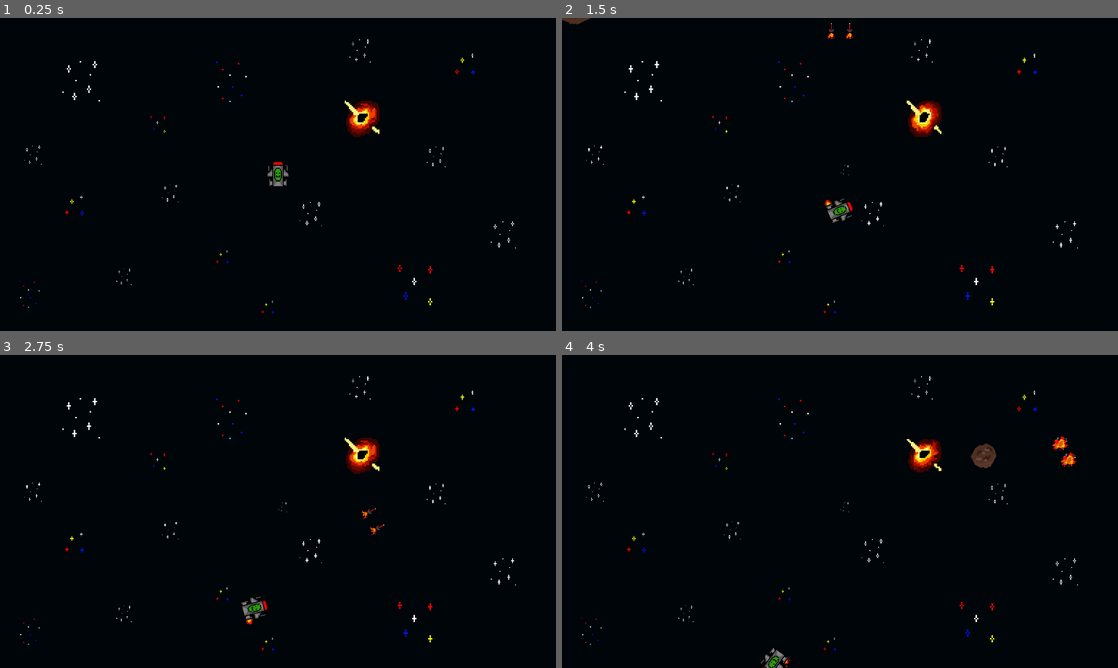
Above: before the commit, frames 1-4 (two rows, left to right).
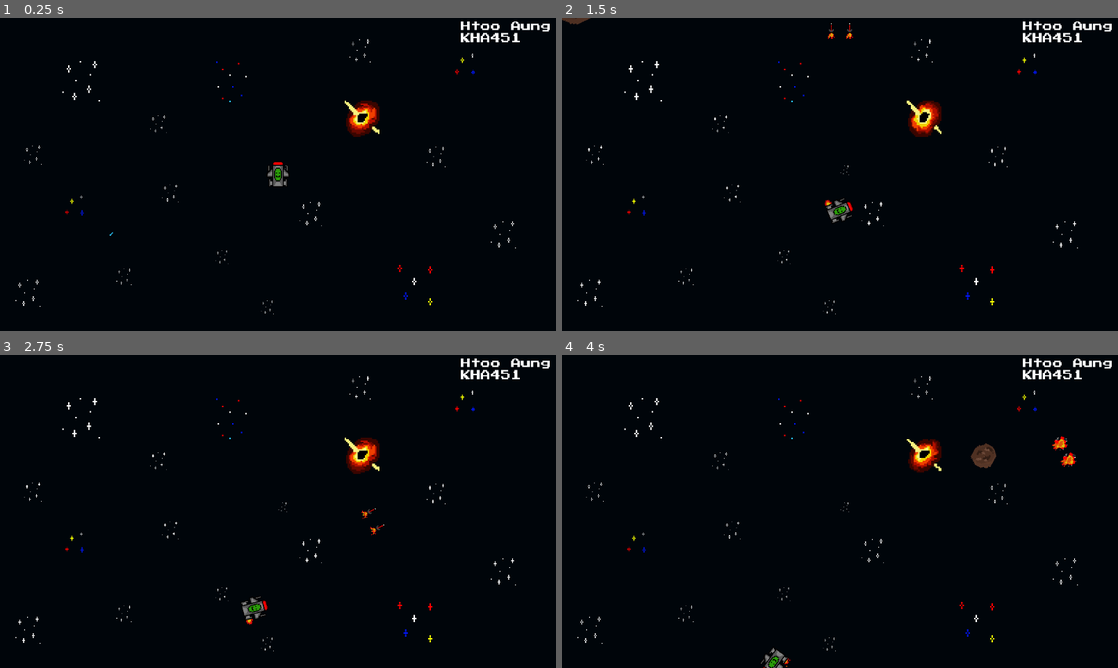
Above: after the commit, the same moments.

Repository: htoo-aung/Asteroids
Game: Godot game, scene res://scenes/main.tscn
Two runs of this game, one before a commit and one after it. Both use one fixed random seed, a clock stepped at 60 frames per second and the inputs below.
Inputs:
- Up to frame 1 (0.25 s): no input
- Up to frame 2 (1.5 s): hold D (rotate_right) 0.53-1.28 s; hold Space (shoot) 0.53-1.28 s; hold A (rotate_left) from 1.28 s (still down); tap Space (shoot) at 1.35 s
- Up to frame 3 (2.75 s): release A (rotate_left) at 2.03 s; hold D (rotate_right) from 2.03 s (still down); hold Space (shoot) from 2.03 s (still down)
- Up to frame 4 (4 s): release Space (shoot) at 2.78 s; tap Space (shoot) at 2.85 s; release D (rotate_right) at 3.53 s; hold A (rotate_left) from 3.53 s (still down); hold Space (shoot) from 3.53 s (still down)

The runs differ from the first frame. In frame 1, 0.5% of the frame differs, in the area x 2-99%, y 1-95%; in frame 2, 0.5%; in frame 3, 0.5%; in frame 4, 0.5%.

Commit message:
added background sprites and name and NSID in top right corner

Diff:
--- a/scenes/main.tscn
+++ b/scenes/main.tscn
@@ -1,10 +1,11 @@
-[gd_scene load_steps=20 format=3 uid="uid://b3vg3a1qdxhdt"]
+[gd_scene load_steps=32 format=3 uid="uid://b3vg3a1qdxhdt"]
 
 [ext_resource type="PackedScene" uid="uid://b1fgppfdgww5t" path="res://scenes/level.tscn" id="1_gedsy"]
 [ext_resource type="Script" path="res://scripts/main.gd" id="1_w2mvy"]
 [ext_resource type="PackedScene" uid="uid://brukriyo3lckw" path="res://scenes/player.tscn" id="2_m5syh"]
 [ext_resource type="Texture2D" uid="uid://bievwn5fjcer6" path="res://assets/sprites/stars.png" id="3_psbwy"]
 [ext_resource type="PackedScene" uid="uid://bkkrxhpnkcpss" path="res://scenes/asteroid.tscn" id="4_24ike"]
+[ext_resource type="FontFile" uid="uid://ddg18mf0nb4yj" path="res://assets/fonts/PressStart2P-vaV7.ttf" id="6_bakdp"]
 
 [sub_resource type="AtlasTexture" id="AtlasTexture_n8pud"]
 atlas = ExtResource("3_psbwy")
@@ -108,6 +109,114 @@
 }, {
 "duration": 1.0,
 "texture": SubResource("AtlasTexture_ohxu1")
+}],
+"loop": true,
+"name": &"default",
+"speed": 5.0
+}]
+
+[sub_resource type="AtlasTexture" id="AtlasTexture_ydutk"]
+atlas = ExtResource("3_psbwy")
+region = Rect2(64, 96, 32, 32)
+
+[sub_resource type="AtlasTexture" id="AtlasTexture_ue0g2"]
+atlas = ExtResource("3_psbwy")
+region = Rect2(0, 128, 32, 32)
+
+[sub_resource type="AtlasTexture" id="AtlasTexture_xwhs8"]
+atlas = ExtResource("3_psbwy")
+region = Rect2(32, 128, 32, 32)
+
+[sub_resource type="AtlasTexture" id="AtlasTexture_nq4h7"]
+atlas = ExtResource("3_psbwy")
+region = Rect2(64, 128, 32, 32)
+
+[sub_resource type="AtlasTexture" id="AtlasTexture_v1mm1"]
+atlas = ExtResource("3_psbwy")
+region = Rect2(0, 160, 32, 32)
+
+[sub_resource type="AtlasTexture" id="AtlasTexture_lbwe1"]
+atlas = ExtResource("3_psbwy")
+region = Rect2(32, 160, 32, 32)
+
+[sub_resource type="AtlasTexture" id="AtlasTexture_uqub3"]
+atlas = ExtResource("3_psbwy")
+region = Rect2(64, 160, 32, 32)
+
+[sub_resource type="AtlasTexture" id="AtlasTexture_2yyb5"]
+atlas = ExtResource("3_psbwy")
+region = Rect2(0, 192, 32, 32)
+
+[sub_resource type="AtlasTexture" id="AtlasTexture_stmd7"]
+atlas = ExtResource("3_psbwy")
+region = Rect2(32, 192, 32, 32)
+
+[sub_resource type="AtlasTexture" id="AtlasTexture_lu5pu"]
+atlas = ExtResource("3_psbwy")
+region = Rect2(64, 192, 32, 32)
+
+[sub_resource type="SpriteFrames" id="SpriteFrames_sim25"]
+animations = [{
+"frames": [{
+"duration": 1.0,
+"texture": SubResource("AtlasTexture_ydutk")
+}, {
+"duration": 1.0,
+"texture": SubResource("AtlasTexture_ue0g2")
+}, {
+"duration": 1.0,
+"texture": SubResource("AtlasTexture_xwhs8")
+}, {
+"duration": 1.0,
+"texture": SubResource("AtlasTexture_nq4h7")
+}, {
+"duration": 1.0,
+"texture": SubResource("AtlasTexture_v1mm1")
+}, {
+"duration": 1.0,
+"texture": SubResource("AtlasTexture_lbwe1")
+}, {
+"duration": 1.0,
+"texture": SubResource("AtlasTexture_uqub3")
+}, {
+"duration": 1.0,
+"texture": SubResource("AtlasTexture_2yyb5")
+}, {
+"duration": 1.0,
+"texture": SubResource("AtlasTexture_stmd7")
+}, {
+"duration": 1.0,
+"texture": SubResource("AtlasTexture_lu5pu")
+}, {
+"duration": 1.0,
+"texture": SubResource("AtlasTexture_lu5pu")
+}, {
+"duration": 1.0,
+"texture": SubResource("AtlasTexture_lu5pu")
+}, {
+"duration": 1.0,
+"texture": SubResource("AtlasTexture_lu5pu")
+}, {
+"duration": 1.0,
+"texture": SubResource("AtlasTexture_lu5pu")
+}, {
+"duration": 1.0,
+"texture": SubResource("AtlasTexture_lu5pu")
+}, {
+"duration": 1.0,
+"texture": SubResource("AtlasTexture_lu5pu")
+}, {
+"duration": 1.0,
+"texture": SubResource("AtlasTexture_lu5pu")
+}, {
+"duration": 1.0,
+"texture": SubResource("AtlasTexture_lu5pu")
+}, {
+"duration": 1.0,
+"texture": SubResource("AtlasTexture_lu5pu")
+}, {
+"duration": 1.0,
+"texture": SubResource("AtlasTexture_lu5pu")
 }],
 "loop": true,
 "name": &"default",
@@ -191,41 +300,39 @@
 z_index = -1
 position = Vector2(-22, 275)
 sprite_frames = SubResource("SpriteFrames_yuwmv")
+autoplay = "default"
+
+[node name="Stars11" type="AnimatedSprite2D" parent="Background"]
+z_index = -1
+position = Vector2(-518, 246)
+scale = Vector2(2, 2)
+sprite_frames = SubResource("SpriteFrames_yuwmv")
+autoplay = "default"
+
+[node name="Stars12" type="AnimatedSprite2D" parent="Background"]
+z_index = -1
+position = Vector2(-319, 212)
+scale = Vector2(1.2, 1.2)
+sprite_frames = SubResource("SpriteFrames_yuwmv")
+autoplay = "default"
+frame_progress = 0.377799
+
+[node name="Stars13" type="AnimatedSprite2D" parent="Background"]
+z_index = -1
+position = Vector2(-101, -195)
+scale = Vector2(3, 3)
+sprite_frames = SubResource("SpriteFrames_yuwmv")
+animation = &"stars4"
+autoplay = "stars4"
+
+[node name="Stars14" type="AnimatedSprite2D" parent="Background"]
+z_index = -1
+position = Vector2(386, -228)
+scale = Vector2(1.6, 1.6)
+sprite_frames = SubResource("SpriteFrames_yuwmv")
 animation = &"stars2"
 autoplay = "stars2"
 
-[node name="Stars11" type="AnimatedSprite2D" parent="Background"]
-z_index = -1
-position = Vector2(-518, 246)
-scale = Vector2(2, 2)
-sprite_frames = SubResource("SpriteFrames_yuwmv")
-animation = &"stars4"
-autoplay = "stars4"
-
-[node name="Stars12" type="AnimatedSprite2D" parent="Background"]
-z_index = -1
-position = Vector2(-319, 212)
-scale = Vector2(1.2, 1.2)
-sprite_frames = SubResource("SpriteFrames_yuwmv")
-autoplay = "default"
-frame_progress = 0.377799
-
-[node name="Stars13" type="AnimatedSprite2D" parent="Background"]
-z_index = -1
-position = Vector2(-101, -195)
-scale = Vector2(3, 3)
-sprite_frames = SubResource("SpriteFrames_yuwmv")
-animation = &"stars4"
-autoplay = "stars4"
-
-[node name="Stars14" type="AnimatedSprite2D" parent="Background"]
-z_index = -1
-position = Vector2(386, -228)
-scale = Vector2(1.6, 1.6)
-sprite_frames = SubResource("SpriteFrames_yuwmv")
-animation = &"stars2"
-autoplay = "stars2"
-
 [node name="Stars15" type="AnimatedSprite2D" parent="Background"]
 z_index = -1
 position = Vector2(170, -256)
@@ -246,16 +353,23 @@
 z_index = -1
 position = Vector2(-116, 171)
 sprite_frames = SubResource("SpriteFrames_yuwmv")
-animation = &"stars2"
-autoplay = "stars2"
+autoplay = "default"
 
 [node name="Stars5" type="AnimatedSprite2D" parent="Background"]
 z_index = -1
-position = Vector2(-249, -104)
+position = Vector2(-248, -104)
 scale = Vector2(1.3, 1.3)
 sprite_frames = SubResource("SpriteFrames_yuwmv")
-animation = &"stars3"
-autoplay = "stars3"
+autoplay = "default"
+
+[node name="Label" type="Label" parent="Background/Stars5"]
+offset_left = 481.538
+offset_top = -163.846
+offset_right = 625.538
+offset_bottom = -115.846
+theme_override_fonts/font = ExtResource("6_bakdp")
+text = "Htoo Aung
+KHA451"
 
 [node name="Stars17" type="AnimatedSprite2D" parent="Background"]
 z_index = -1
@@ -273,6 +387,11 @@
 autoplay = "default"
 frame_progress = 0.04591
 
+[node name="ShootingStar" type="AnimatedSprite2D" parent="Background"]
+position = Vector2(-353, 131)
+sprite_frames = SubResource("SpriteFrames_sim25")
+autoplay = "default"
+
 [node name="AsteroidTimer" type="Timer" parent="."]
 
 [node name="AsteroidPath" type="Path2D" parent="."]
Binary file added: assets/fonts/PressStart2P-vaV7.ttf
Not shown, added: assets/fonts/PressStart2P-vaV7.ttf.import
Binary file changed: assets/sprites/asteroid.aseprite
Binary file changed: assets/sprites/asteroid.png
Binary file changed: assets/sprites/stars.aseprite
Binary file changed: assets/sprites/stars.png
